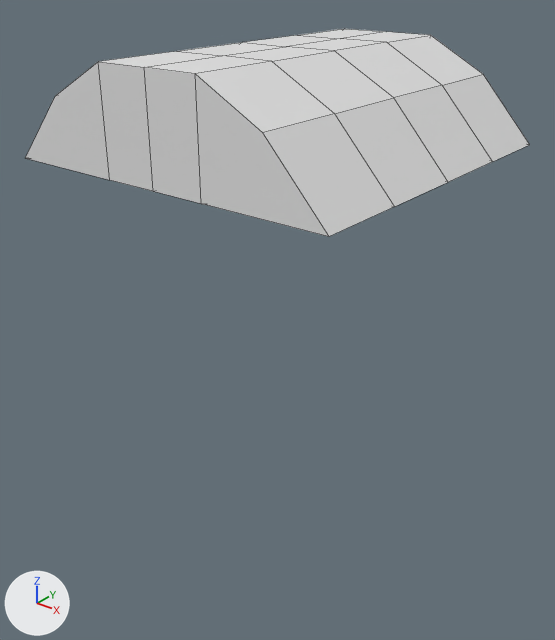
The Blender file Obj_Chest_Normal_A .blend as it was, and as the next commit left it.
The view is the same before and after, from a 50 mm lens placed at (6.78, -8.67, 7.85), pointed at (0.11, -0.33, 2.68). Arrows for +X, +Y and +Z are at lower left; the lights stay in place. The older version comes first. Mesh edges are drawn as thin lines.

Objects in the first picture: 'chest_lid'.
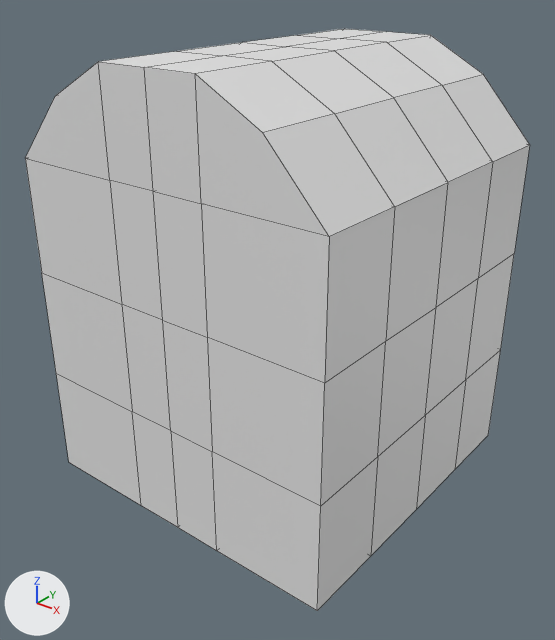
Commit message: (new chest) done with compartement

Boxes (x1, y1, x2, y2) around the edits, measured in the pictures (555 x 640 px):
'chest', shown
    after: (25, 145, 530, 611)

The change, as a diff of the scene's bpy script:
```diff
--- a/Obj_Chest_Normal_A .blend.py
+++ b/Obj_Chest_Normal_A .blend.py
@@ ob_chest @@
 _m = ob_chest.modifiers.new('Mirror', 'MIRROR')
 _m.use_clip = True
-ob_chest.hide_set(True)
```
